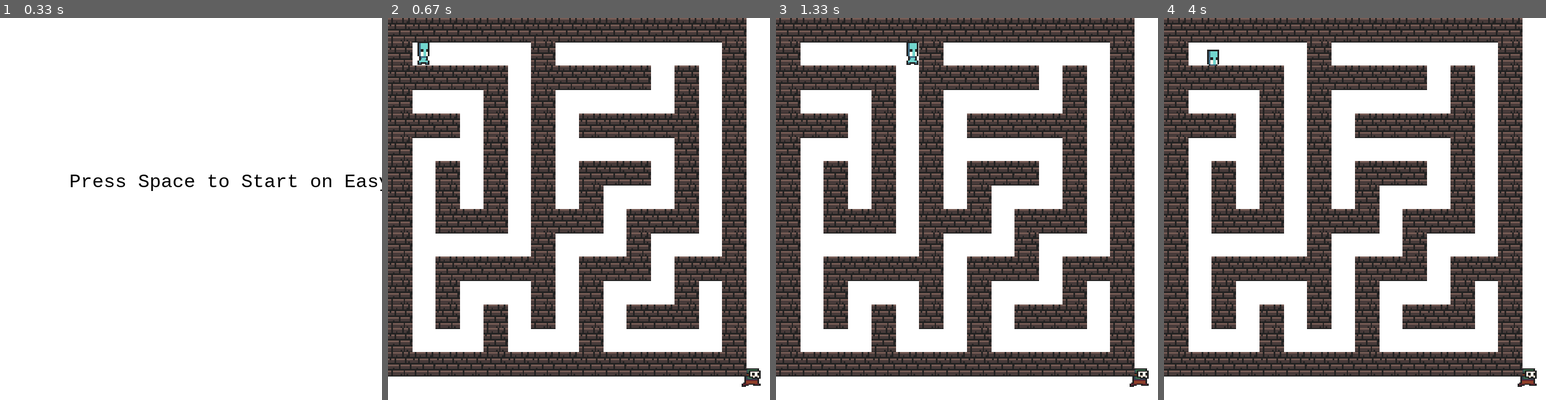
Above: before the commit, frames 1-4 (left to right).
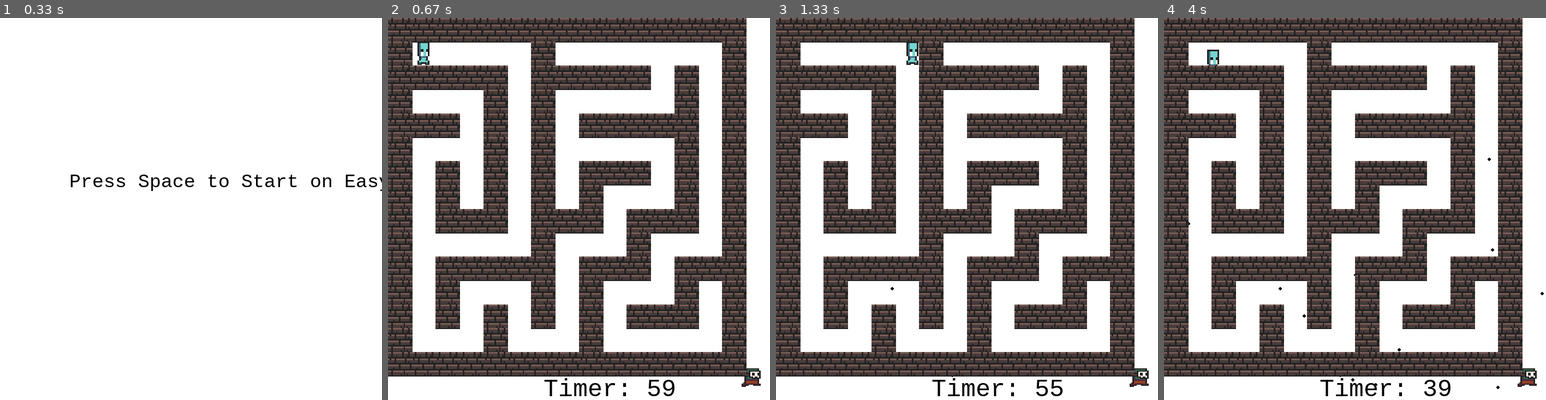
Above: after the commit, the same moments.

Repository: gorangor/112-Term-Project
Game: pygame game, started from pygamegame.py
Two runs of this game, one before a commit and one after it. Both use one fixed random seed, a clock stepped at 60 frames per second and the inputs below.
Inputs (mouse positions are in pixels of both pictures, inside the frame that each line leads up to):
- Up to frame 1 (0.33 s): no input
- Up to frame 2 (0.67 s): tap Space at 0.33 s
- Up to frame 3 (1.33 s): hold P 0.67-1.13 s; hold Right 0.67-1.13 s; move the mouse to (875, 212) at 0.7 s; hold Right from 1.17 s (still down); move the mouse to (951, 277) at 1.2 s
- Up to frame 4 (4 s): release Right at 1.63 s; hold Up 1.67-1.97 s; move the mouse to (1381, 121) at 1.7 s; press the mouse at (1324, 308) at 2.03 s; move the mouse to (1324, 323) at 2.13 s; release the mouse at (1320, 342) at 2.27 s; tap Space at 2.33 s; hold Left 3.17-3.7 s; move the mouse to (1370, 193) at 3.2 s; hold Down from 3.73 s (still down); move the mouse to (1209, 315) at 3.77 s

Frame 1 is identical in both runs. In frame 2, 0.4% of the frame differs, in the area x 40-75%, y 94-99%; in frame 3, 0.4%; in frame 4, 0.5%, in the area x 6-100%, y 36-99%.

Commit message:
haha it broke bitch

Diff:
--- a/pygamegame.py
+++ b/pygamegame.py
@@ -1,4 +1,5 @@
 import pygame
+import random
 from Classes import *
 from setup import *
 #Framework by Lucas Peraza
@@ -19,6 +20,9 @@
         self.count = 0
         self.cloneTimer = 0
         self.level = 16
+        self.time = 60
+        self.timeCount = 0
+        self.powerUps = []
 
     def mousePressed(self, x, y):
         print(x,y)
@@ -40,22 +44,22 @@
             if keyCode == pygame.K_RIGHT:
                 self.player.gottaGoFastX(self.player.speed)
                 if self.sword.mode == "Not Thrown":
-                    self.sword.image = pygame.transform.scale(pygame.image.load("Sword_Right.png"), (self.player.iS//2, self.player.iS//2))
+                    self.sword.image = pygame.transform.scale(pygame.image.load("Sword_Right.png"), (self.player.iS//3, self.player.iS//3))
                     self.sword.direction = "Right"
             elif keyCode == pygame.K_LEFT:
                 self.player.gottaGoFastX(-self.player.speed)
                 if self.sword.mode == "Not Thrown":
-                    self.sword.image = pygame.transform.scale(pygame.image.load("Sword_Left.png"), (self.player.iS//2, self.player.iS//2))
+                    self.sword.image = pygame.transform.scale(pygame.image.load("Sword_Left.png"), (self.player.iS//3, self.player.iS//3))
                     self.sword.direction = "Left"
             if keyCode == pygame.K_DOWN:
                 self.player.gottaGoFastY(self.player.speed)
                 if self.sword.mode == "Not Thrown":
-                    self.sword.image = pygame.transform.scale(pygame.image.load("Sword_Down.png"), (self.player.iS//2, self.player.iS//2))
+                    self.sword.image = pygame.transform.scale(pygame.image.load("Sword_Down.png"), (self.player.iS//3, self.player.iS//3))
                     self.sword.direction = "Down"
             elif keyCode == pygame.K_UP:
                 self.player.gottaGoFastY(-self.player.speed)
                 if self.sword.mode == "Not Thrown":
-                    self.sword.image = pygame.transform.scale(pygame.image.load("Sword_Up.png"), (self.player.iS//2, self.player.iS//2))
+                    self.sword.image = pygame.transform.scale(pygame.image.load("Sword_Up.png"), (self.player.iS//3, self.player.iS//3))
                     self.sword.direction = "Up"
             if keyCode == pygame.K_d:
                 self.player2.gottaGoFastX(self.player2.speed)
@@ -161,6 +165,16 @@
             self.player2.gottaGoFastY(0)
 
     def timerFired(self, dt):
+        #Timer
+        if self.mode == "Play":
+            self.timeCount += 1
+            if self.timeCount == 10:
+                self.time -= 1
+                self.timeCount = 0
+                x = random.choice(range(0, self.maze.iS * self.maze.mS))
+                y = random.choice(range(0, self.maze.iS * self.maze.mS))
+                self.powerUps.append((x, y))
+                print(self.powerUps)
         #COLLISIONS YAY
         for locations in self.maze.locations:
             if locations[0] - self.maze.iS/1.5 <= self.player.rect.x <= locations[0] + self.maze.iS/1.5 and \
@@ -171,8 +185,8 @@
                     locations[1] - self.maze.iS/1.5 <= self.player2.rect.y <= locations[1] + self.maze.iS/1.5:
                 self.player2.rect.x = self.player2.oldX
                 self.player2.rect.y = self.player2.oldY
-            if locations[0] - self.maze.iS/2 <= self.sword.rect.x <= locations[0] + self.maze.iS/2 and \
-                    locations[1] - self.maze.iS/2 <= self.sword.rect.y <= locations[1] + self.maze.iS/2 and self.sword.mode == "Thrown":
+            if locations[0] <= self.sword.rect.x <= locations[0] + self.maze.iS and \
+                    locations[1] <= self.sword.rect.y <= locations[1] + self.maze.iS and self.sword.mode == "Thrown":
                 self.count += 50
                 self.sword.speedX = 0
                 self.sword.speedY = 0
@@ -226,6 +240,10 @@
 
     def redrawAll(self, screen):
         if self.mode == "Play":
+            time = pygame.font.SysFont("monospace", self.maze.iS).render("Timer: " + str(self.time), 1, (0, 0, 0))
+            screen.blit(time, (330 - self.maze.iS, self.height - self.maze.iS))
+            for powerUps in self.powerUps:
+               pygame.draw.circle(screen, (0,0,0), (powerUps[0], powerUps[1]), 3)
             if self.player.health > 0:
                 self.player.draw()
             if self.player2.health > 0:
